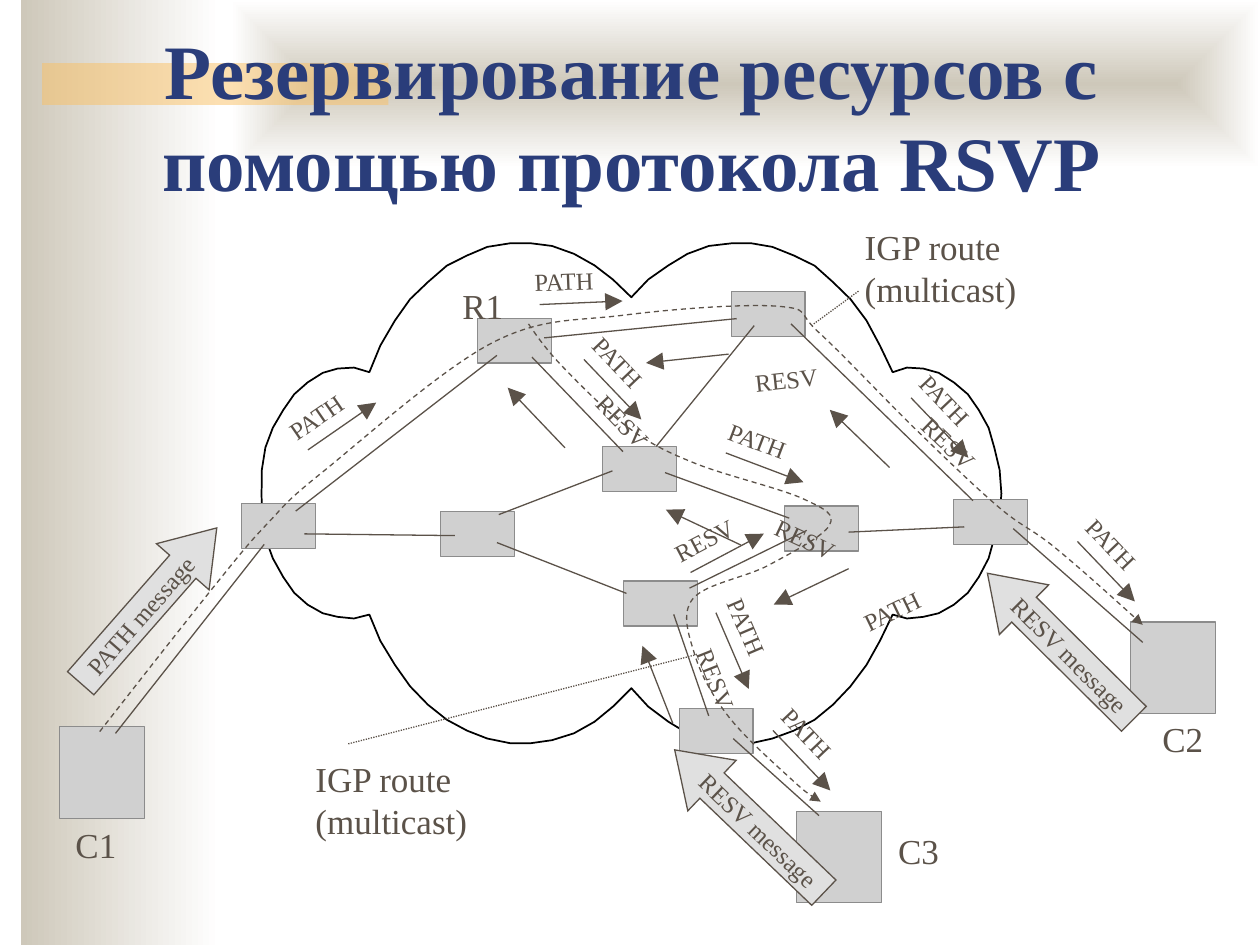
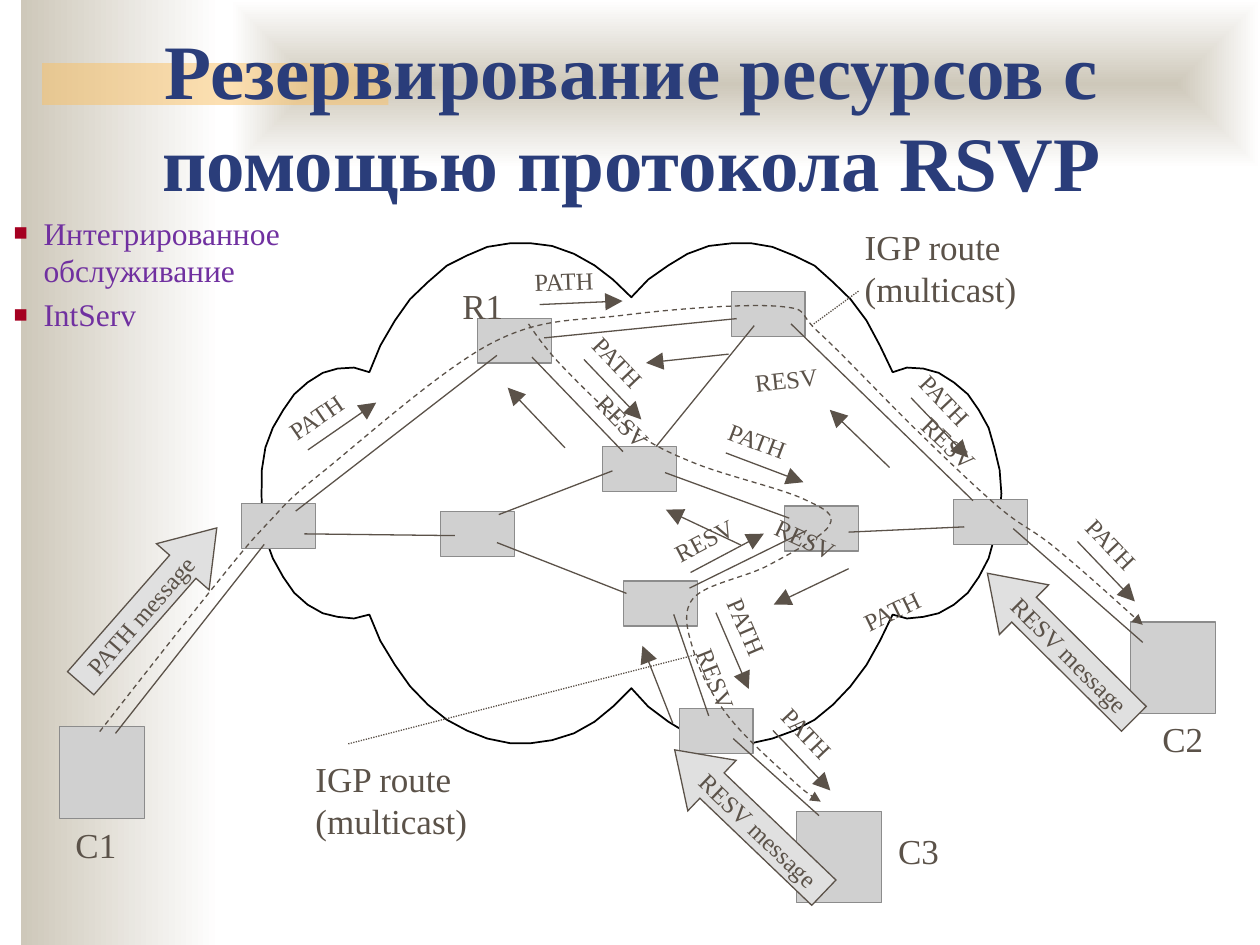
Before and after one commit to ukoloff/nets, a slide deck: slide 16 of lecture/13.pptx (slide 9 before the commit). Drawn at 1260x945 pixels with LibreOffice and Linux fonts; fonts in the diff are those of the drawing; grey boxes stand for pictures; background and template pictures are left out. Boxes give left, top, right and bottom in pixels: in the first picture for what was removed or moved away, otherwise in the second. Text is boxed around its words. In the diff, an @@ line names an element or a change of style, - is before the commit and + after.

```diff
--- a/lecture/13.pptx
+++ b/lecture/13.pptx
@@ text added at (44, 224, 280, 327), 18 pt, text #7030A0 @@
+■ Интегрированное обслуживание
+■ IntServ
```
Also in this commit, not shown: 8 other slides changed, 9 slides added, 1 slide removed.
